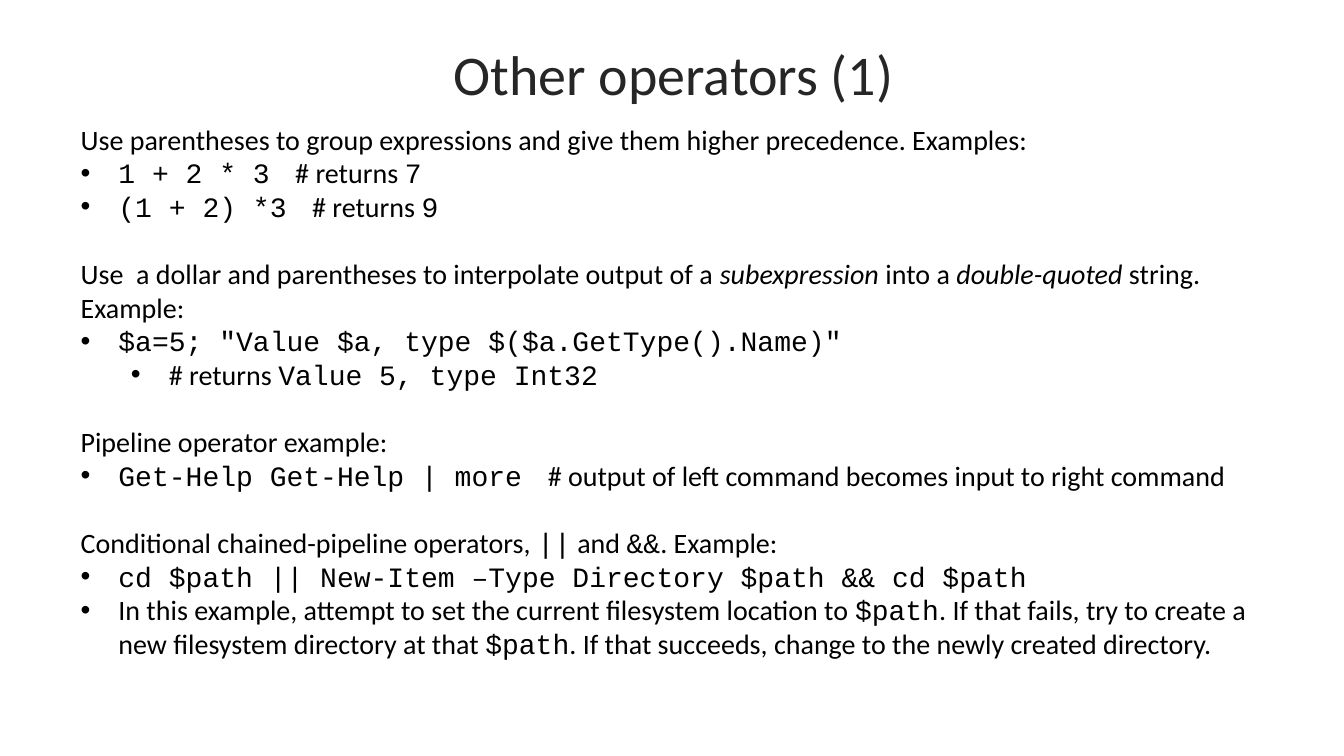
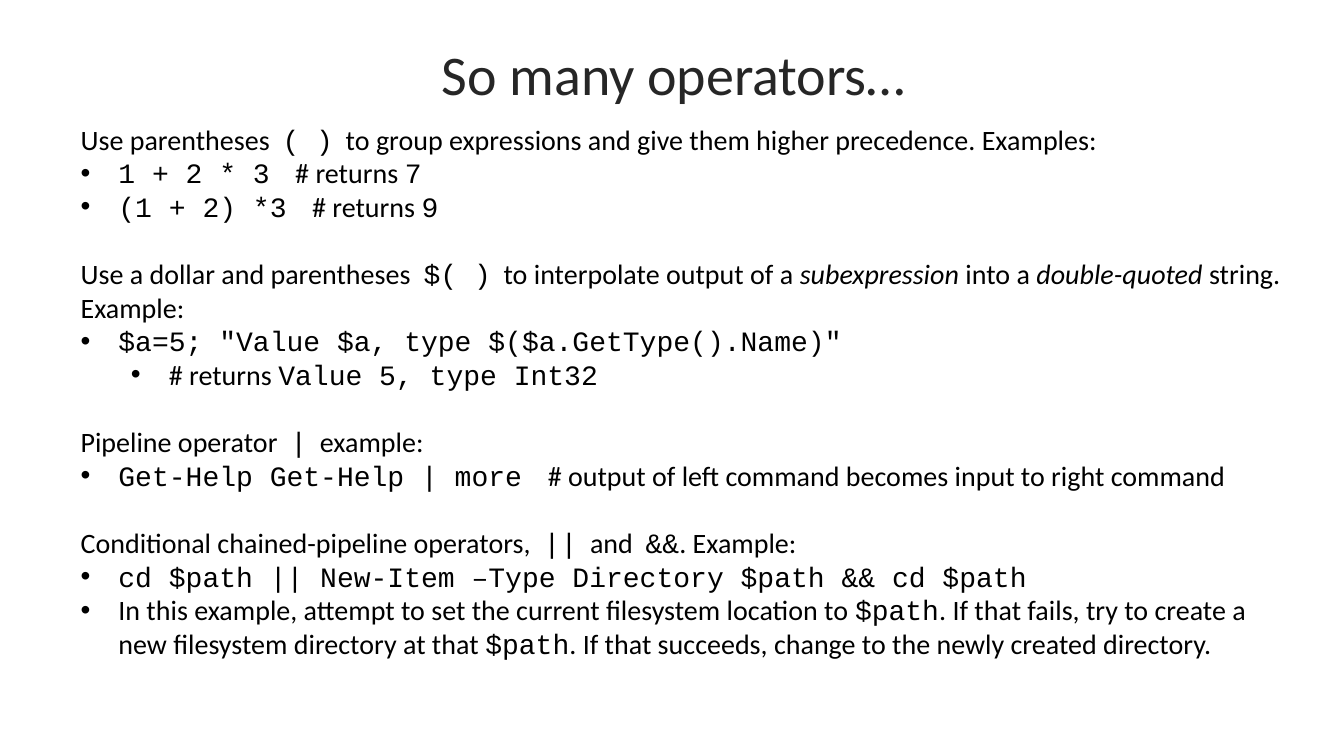
Before and after one commit to byui-cyber360/content, a slide deck: slide 15 of CYBER360-2.2-2.6-Operators.pptx (slide 13 before the commit). Drawn at 1344x756 pixels with LibreOffice and Linux fonts; fonts in the diff are those of the drawing. Boxes give left, top, right and bottom in pixels: in the first picture for what was removed or moved away, otherwise in the second. Text is boxed around its words. In the diff, an @@ line names an element or a change of style, - is before the commit and + after.

```diff
--- a/CYBER360-2.2-2.6-Operators.pptx
+++ b/CYBER360-2.2-2.6-Operators.pptx
@@ text at (442,58,905,104): text changed @@
-Other operators (1)
+So many operators…
@@ text at (81,130,1097,155): text changed @@
-Use parentheses to group expressions and give them higher precedence. Examples:
+Use parentheses ( ) to group expressions and give them higher precedence. Examples:
@@ text at (81,264,1280,323): text changed @@
-Use a dollar and parentheses to interpolate output of a subexpression into a double-quoted string. Example:
+Use a dollar and parentheses $( ) to interpolate output of a subexpression into a double-quoted string. Example:
@@ text at (81,432,424,457): text changed @@
-Pipeline operator example:
+Pipeline operator | example:
```
Also in this commit, not shown: 3 other slides changed, 4 slides added, 22 other files.
